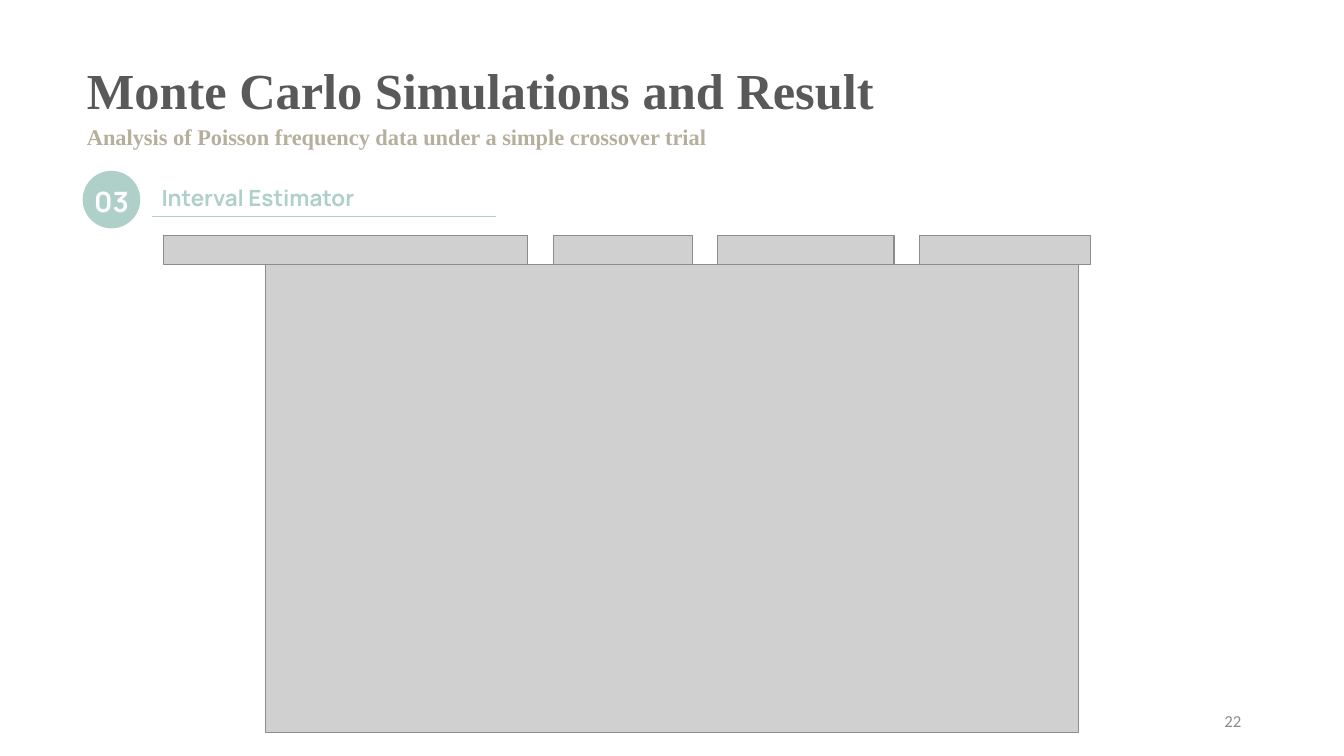
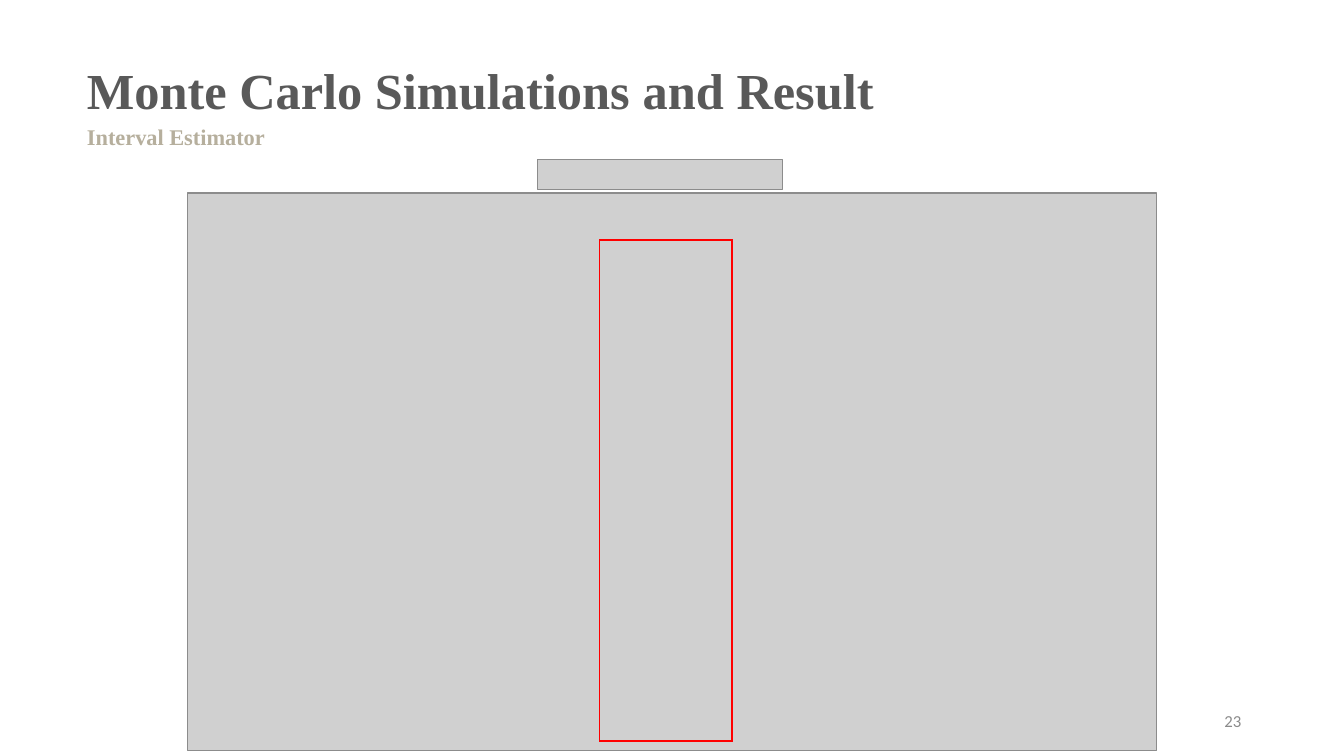
Before and after one commit to SharonLiu716/Study_CrossoverDesign, a slide deck: slide 24 of Seminar.pptx (slide 23 before the commit). Drawn at 1344x756 pixels with LibreOffice and Linux fonts; fonts in the diff are those of the drawing; grey boxes stand for pictures. Boxes give left, top, right and bottom in pixels: in the first picture for what was removed or moved away, otherwise in the second. Text is boxed around its words. In the diff, an @@ line names an element or a change of style, - is before the commit and + after.

```diff
--- a/Seminar.pptx
+++ b/Seminar.pptx
@@ text at (x1=87, y1=129, x2=264, y2=145): text changed @@
-Analysis of Poisson frequency data under a simple crossover trial
+Interval Estimator
@@ ellipse removed at (x1=83, y1=170, x2=140, y2=228) @@
@@ picture added at (x1=537, y1=159, x2=782, y2=189) @@
@@ text removed at (x1=94, y1=191, x2=129, y2=212) @@
-03
@@ text removed at (x1=162, y1=190, x2=354, y2=206) @@
-Interval Estimator
@@ picture resized from (x1=265, y1=265, x2=1079, y2=733) to (x1=188, y1=193, x2=1157, y2=750) @@
@@ line removed from (151, 217) to (496, 217) @@
@@ picture removed at (x1=163, y1=235, x2=527, y2=264) @@
@@ picture removed at (x1=554, y1=235, x2=693, y2=264) @@
@@ picture removed at (x1=718, y1=235, x2=894, y2=264) @@
@@ picture removed at (x1=920, y1=235, x2=1090, y2=264) @@
@@ rectangle added at (x1=600, y1=240, x2=732, y2=741), outline #FF0000 1 pt @@
@@ page number at (x1=1224, y1=716, x2=1241, y2=727): text changed @@
-22
+23
```
Also in this commit, not shown: 22 other slides changed, 7 slides added, 6 slides removed, 11 other files.
